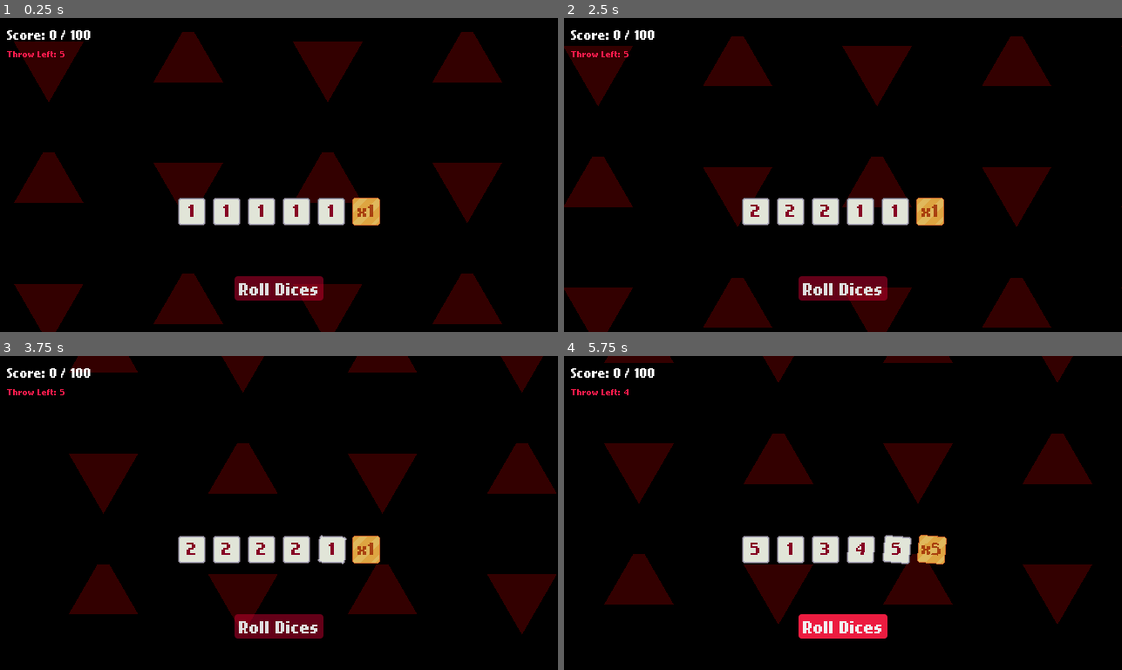
Above: before the commit, frames 1-4 (two rows, left to right).
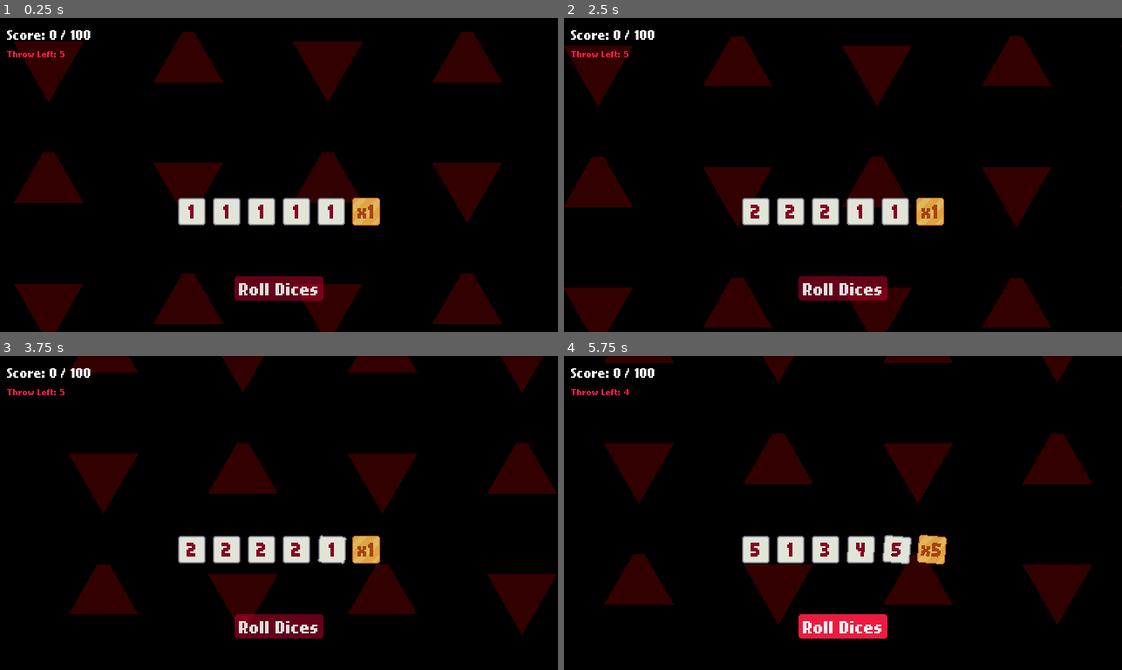
Above: after the commit, the same moments.

Repository: Neo-Ciber94/hell_dice_prototype
Game: Godot game, scene res://common/board/board.tscn
Same seed, same stepped clock (60 frames per second), same inputs: the game is played once before the commit and once after it.
Inputs (mouse positions are in pixels of both pictures, inside the frame that each line leads up to):
- Up to frame 1 (0.25 s): no input
- Up to frame 2 (2.5 s): click (753, 212) at 0.5 s; click (792, 212) at 1.25 s; click (826, 212) at 2 s
- Up to frame 3 (3.75 s): click (295, 550) at 2.75 s; click (329, 550) at 3.5 s
- Up to frame 4 (5.75 s): click (932, 550) at 4.25 s; click "Roll Dices" at 5 s

The runs differ from the first frame. In frame 1, less than 0.1% of the frame differs, in the area x 33-67%, y 60-64%; in frame 2, less than 0.1%; in frame 3, 0.1%; in frame 4, 0.2%, in the area x 33-68%, y 59-65%.

Commit message:
minor changes

Diff:
--- a/common/dice/dice.tscn
+++ b/common/dice/dice.tscn
@@ -1,7 +1,8 @@
-[gd_scene load_steps=5 format=3 uid="uid://ynjdjcukvk4c"]
+[gd_scene load_steps=6 format=3 uid="uid://ynjdjcukvk4c"]
 
 [ext_resource type="Script" uid="uid://d1ipy6j6whcel" path="res://common/dice/dice.gd" id="1_fbg6l"]
 [ext_resource type="Texture2D" uid="uid://bn06wbr3vqiie" path="res://common/dice/art/dices.png" id="3_lcp15"]
+[ext_resource type="FontFile" uid="uid://qb7ev0kg1cmj" path="res://assets/fonts/awesome_dp/awesome.ttf" id="3_w33to"]
 
 [sub_resource type="StyleBoxEmpty" id="StyleBoxEmpty_lcp15"]
 
@@ -43,6 +44,8 @@
 grow_vertical = 2
 size_flags_vertical = 1
 theme_override_colors/font_color = Color(0.5247766, 0.009047486, 0.1367926, 1)
+theme_override_fonts/font = ExtResource("3_w33to")
 theme_override_font_sizes/font_size = 32
-text = "5"
+text = "1"
 horizontal_alignment = 1
+vertical_alignment = 1
Binary file added: assets/fonts/awesome_dp/awesome.ttf
Not shown, added: assets/fonts/awesome_dp/awesome.ttf.import
